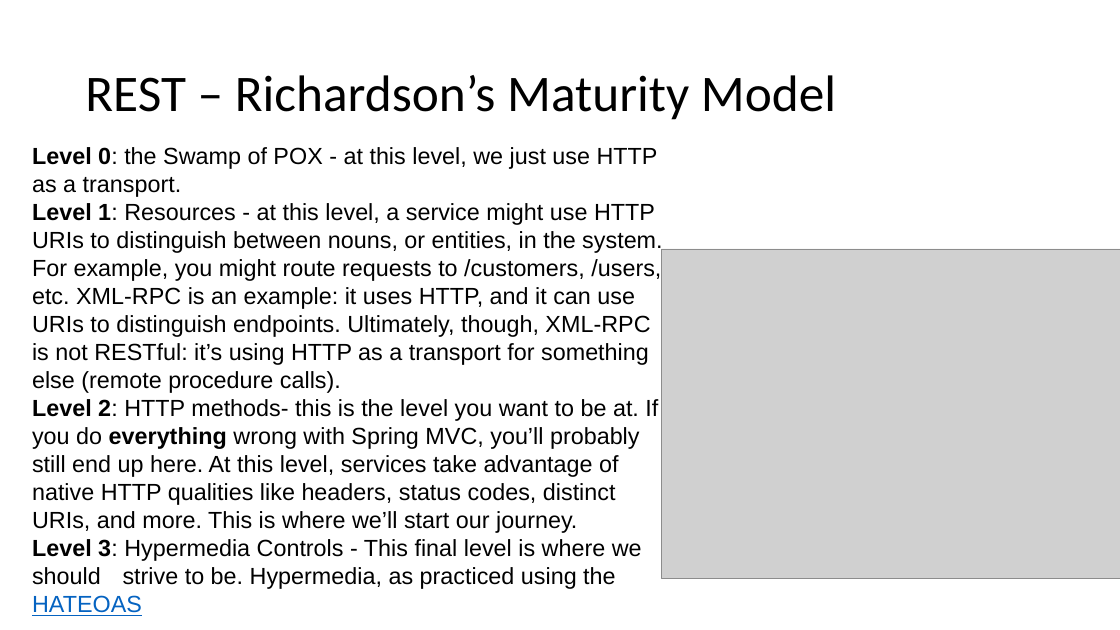
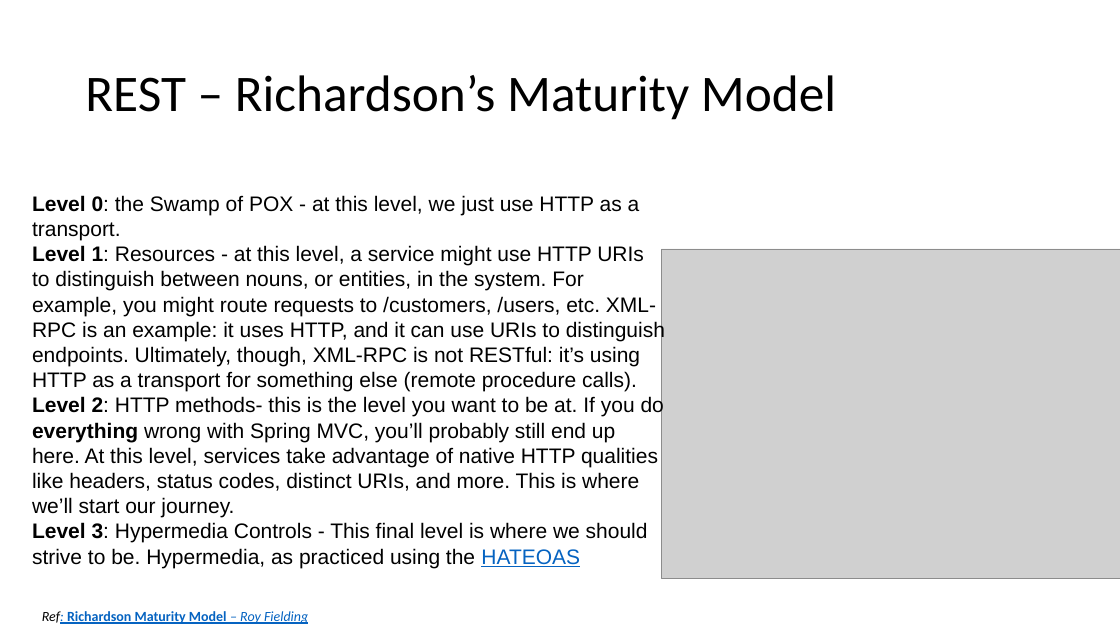
Before and after one commit to batchu/spring-boot-ujug, a slide deck: slide 16 of Spring Boot.pptx. Drawn at 1120x630 pixels with LibreOffice and Linux fonts; fonts in the diff are those of the drawing; grey boxes stand for pictures. Boxes give left, top, right and bottom in pixels: in the first picture for what was removed or moved away, otherwise in the second. Text is boxed around its words. In the diff, an @@ line names an element or a change of style, - is before the commit and + after.

```diff
--- a/Spring Boot.pptx
+++ b/Spring Boot.pptx
@@ text "Level 0: the Swamp of ..." moved from (x1=32, y1=147, x2=662, y2=616) to (x1=32, y1=195, x2=665, y2=568) @@
@@ text "Level 0: the Swamp of ..." at (x1=32, y1=195, x2=665, y2=568): size 20 to 18 pt @@
@@ text added at (x1=42, y1=611, x2=308, y2=624), 12 pt, text #0563C1, bold, underline @@
+Ref: Richardson Maturity Model – Roy Fielding
```
Also in this commit, not shown: 5 other slides changed, 4 slides added, 1 slide removed.
